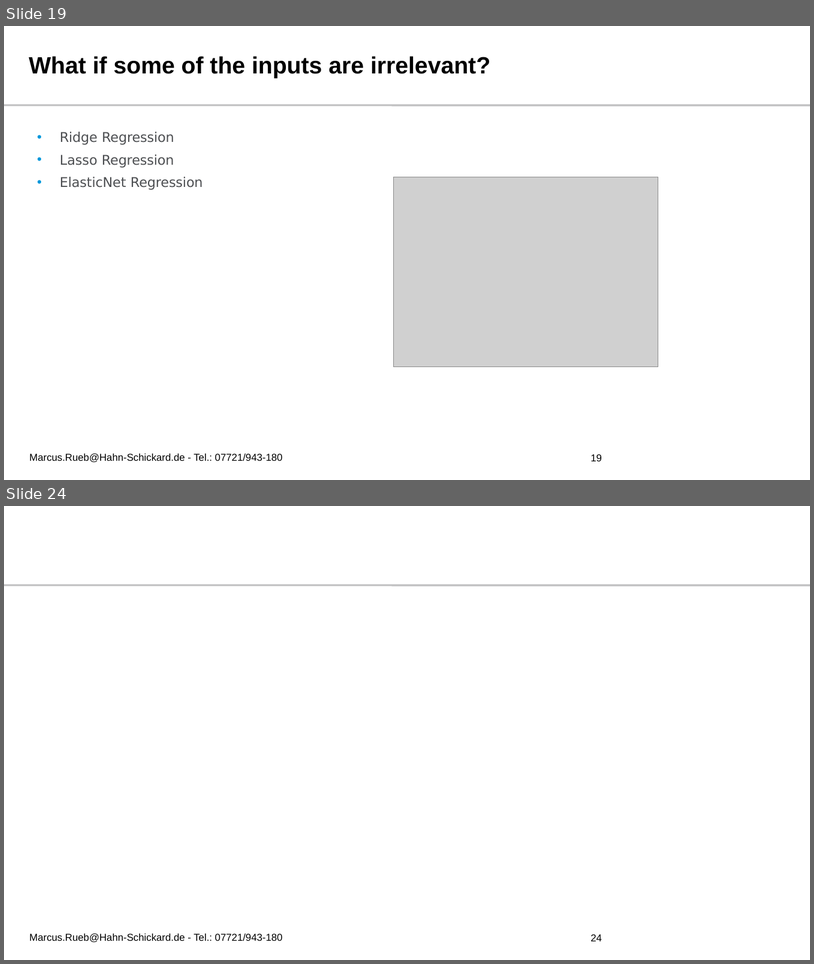
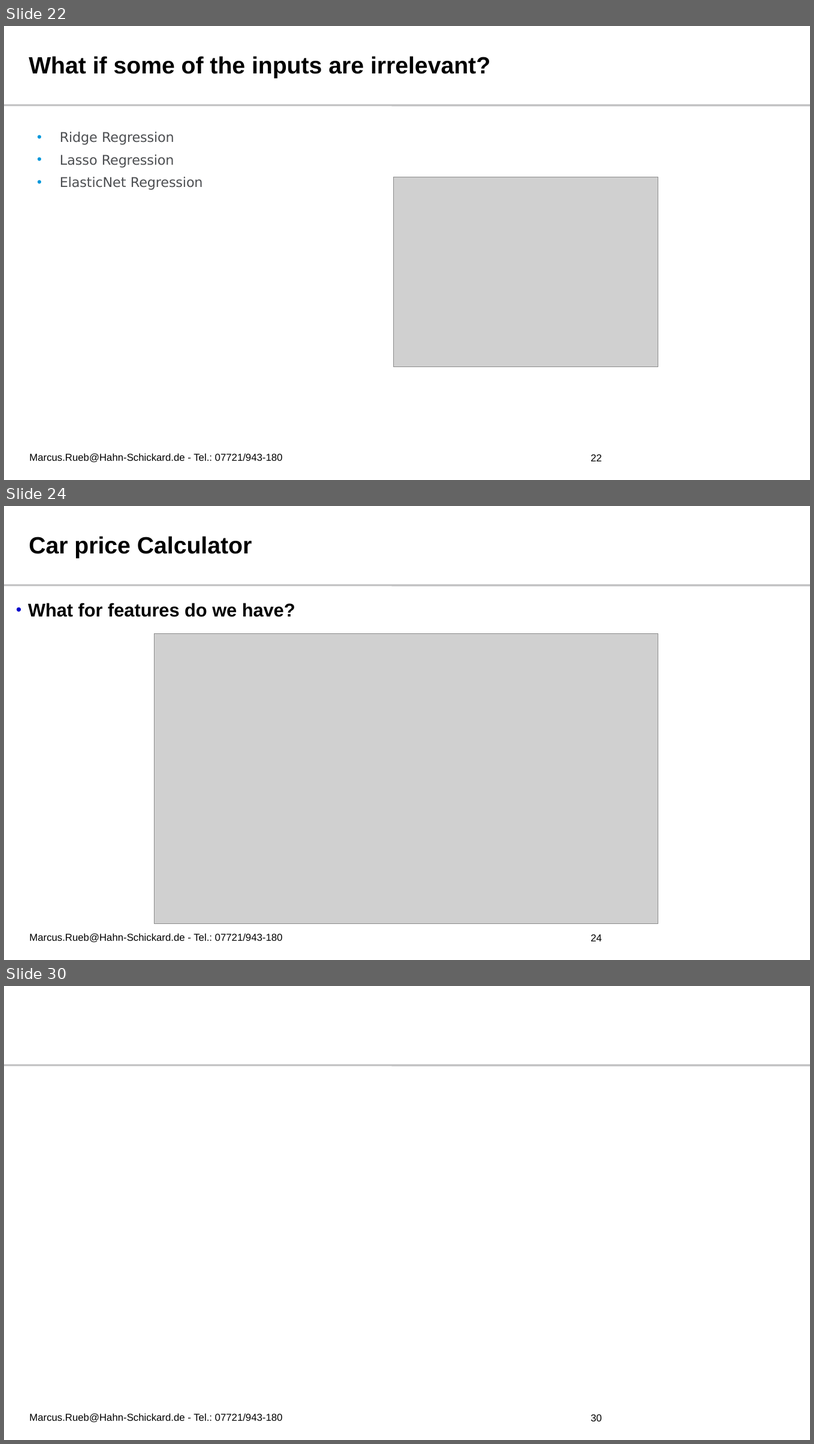
Before and after one commit to r1marcus/Fundamentals-of-Deep-Learning-HFU, a slide deck: Slides/02 - Linear Regression and Support Vector Machines/Linear Regression and Support Vector Machines.pptx. Shown one above the other, each under a label of ours: slides 19 and 24 before the commit, slides 22, 24 and 30 after it; the slides between them are not shown. The pictures are 814x964 and 814x1444 pixels, drawn with LibreOffice and Linux fonts; fonts in the diff are those of the drawing; grey boxes stand for pictures; background and template pictures are left out. Boxes give left, top, right and bottom in pixels: in the first picture for what was removed or moved away, otherwise in the second. Text is boxed around its words. In the diff, an @@ line names an element or a change of style, - is before the commit and + after.

```diff
--- a/Slides/02 - Linear Regression and Support Vector Machines/Linear Regression and Support Vector Machines.pptx
+++ b/Slides/02 - Linear Regression and Support Vector Machines/Linear Regression and Support Vector Machines.pptx
@@ slide 24 added at [4, 506, 810, 960], background #FFFFFF; not listed: 1 template element that a slide beside it also shows @@
@@ title added at [29, 536, 252, 558], 28 pt, text #000000, bold @@
+Car price Calculator
@@ text added at [28, 603, 296, 617], 22 pt, text #000000, bold @@
+• What for features do we have?
@@ picture added at [155, 634, 659, 924] @@
@@ text added at [29, 933, 283, 942], 12 pt, text #000000 @@
+Marcus.Rueb@Hahn-Schickard.de - Tel.: 07721/943-180
@@ page number added at [591, 934, 602, 941], 12 pt, text #000000 @@
+24
@@ what was slide 19 is now slide 22 @@
@@ page number at [591, 454, 602, 461]: text changed @@
-19
+22
@@ what was slide 24 is now slide 30 @@
@@ page number at [591, 1414, 602, 1421]: text changed @@
-24
+30
```
Also in this commit, not shown: 11 slides changed, 6 other slides added, 1 slide removed, 11 other files.
